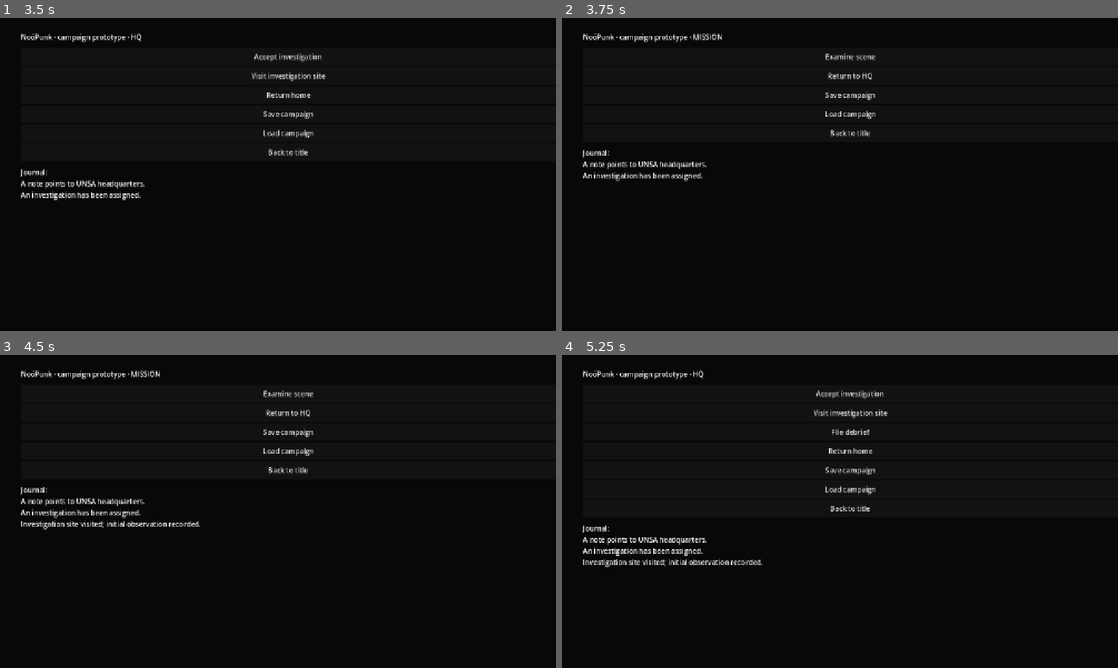
Above: before the commit, frames 1-4 (two rows, left to right).
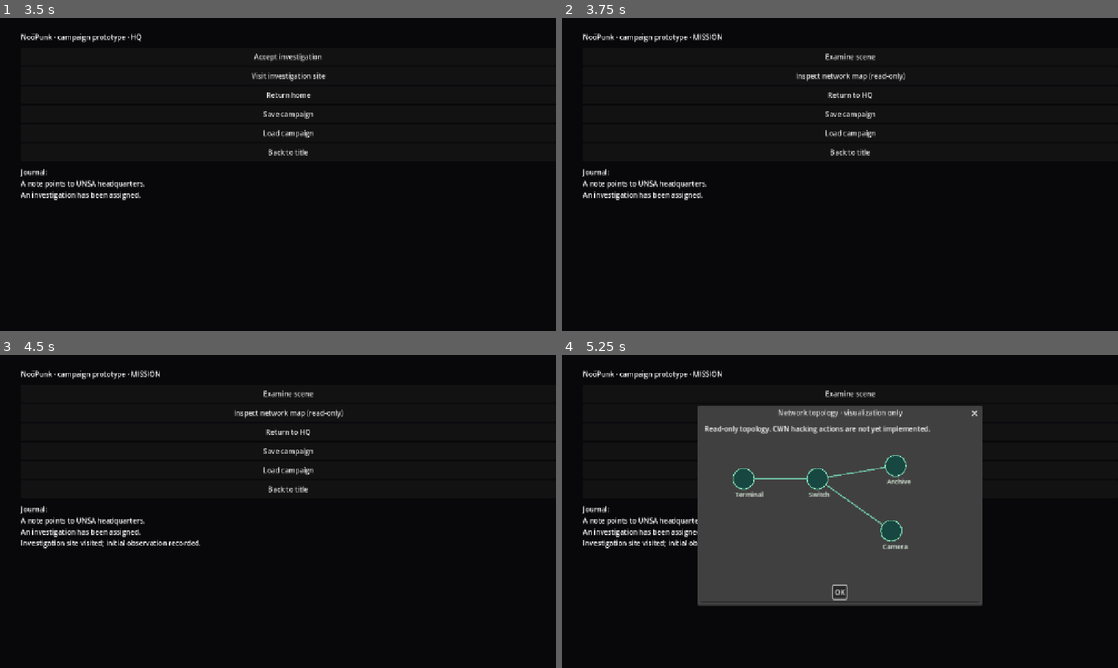
Above: after the commit, the same moments.

Repository: TomiToivio/NooPunk
Game: Godot game, scene res://scenes/campaign.tscn
Two runs of this game, one before a commit and one after it. Both use one fixed random seed, a clock stepped at 60 frames per second and the inputs below. This scene is started directly instead of the project's main scene.
Inputs (mouse positions are in pixels of both pictures, inside the frame that each line leads up to):
- Up to frame 1 (3.5 s): click "Read case note" at 0.5 s; click "Travel to UNSA HQ" at 1.25 s; click "Accept investigation" at 2 s; click "Accept investigation" at 2.75 s
- Up to frame 2 (3.75 s): click "Visit investigation site" at 3.5 s
- Up to frame 3 (4.5 s): click "Examine scene" at 4.25 s
- Up to frame 4 (5.25 s): click (851, 411) at 5 s, where only the run after the commit has a clickable "Inspect network map (read-onl…"

Frame 1 is identical in both runs. In frame 2, 1.9% of the frame differs, in the area x 3-62%, y 17-59%; in frame 3, 2.5%; in frame 4, 34%, in the area x 3-76%, y 4-81%.

Commit message:
feat: expose read-only network topology in mission (#752)

Diff:
--- a/src/godot/campaign_screen.gd
+++ b/src/godot/campaign_screen.gd
@@ -48,6 +48,7 @@
 			_action("Return home", func(): _travel("home"))
 		"mission":
 			_action("Examine scene", func(): _record("mission_visited", "Investigation site visited; initial observation recorded."))
+			_action("Inspect network map (read-only)", func(): _show_network())
 			_action("Return to HQ", func(): _travel("hq"))
 	_action("Save campaign", func(): _save())
 	_action("Load campaign", func(): _load())
@@ -71,3 +72,29 @@
 		_draw()
 	else:
 		status.text = "No valid campaign save. Older versions are not silently migrated."
+
+func _show_network() -> void:
+	var file := FileAccess.open("res://data/scenarios/mvp_network.json", FileAccess.READ)
+	if file == null:
+		status.text = "Network map data unavailable."
+		return
+	var data: Variant = JSON.parse_string(file.get_as_text())
+	if not data is Dictionary:
+		status.text = "Network map data invalid."
+		return
+	var dialog := AcceptDialog.new()
+	dialog.title = "Network topology · visualization only"
+	dialog.size = Vector2i(640, 420)
+	add_child(dialog)
+	var panel := VBoxContainer.new()
+	dialog.add_child(panel)
+	var note := Label.new()
+	note.text = "Read-only topology. CWN hacking actions are not yet implemented."
+	panel.add_child(note)
+	var map := NooPunkNetworkMap.new()
+	map.custom_minimum_size = Vector2(570, 290)
+	map.set_graph(data)
+	panel.add_child(map)
+	dialog.confirmed.connect(func() -> void: dialog.queue_free())
+	dialog.close_requested.connect(func() -> void: dialog.queue_free())
+	dialog.popup_centered(Vector2i(640, 420))
